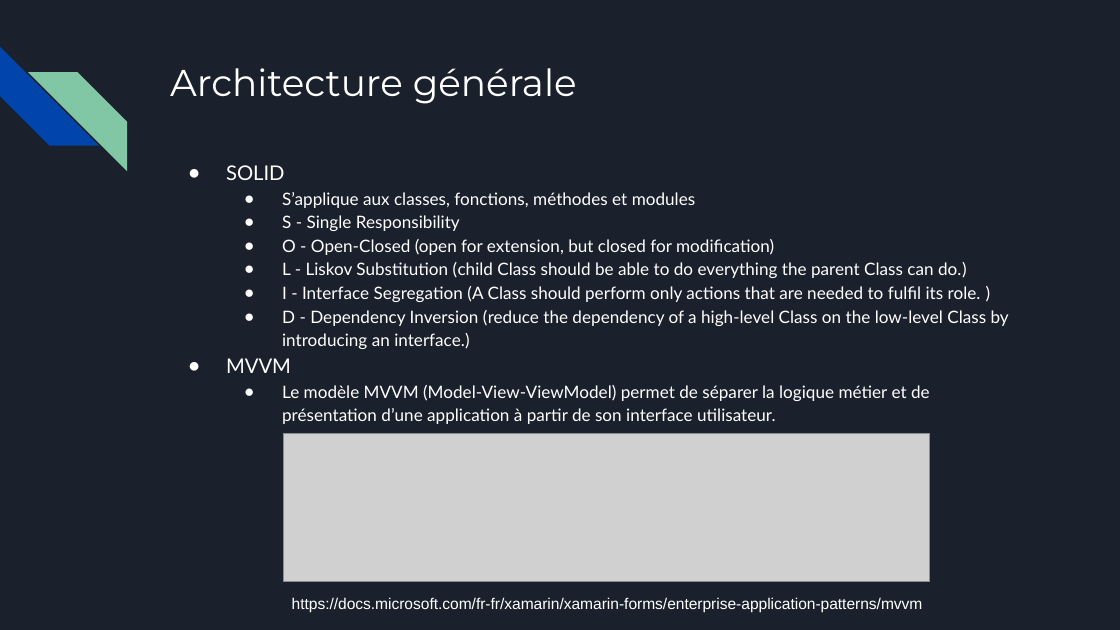
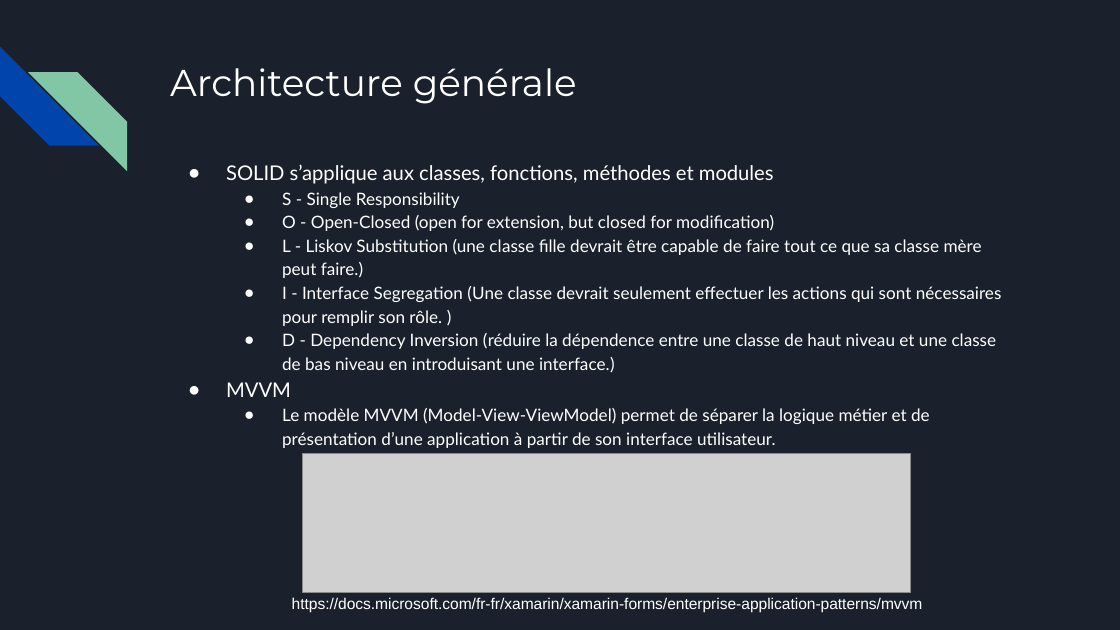
Before and after one commit to mofobo/food-scanner, a slide deck: slide 4 of presentation/food-scanner.pptx. Drawn at 1120x630 pixels with LibreOffice and Linux fonts; fonts in the diff are those of the drawing; grey boxes stand for pictures. Boxes give left, top, right and bottom in pixels: in the first picture for what was removed or moved away, otherwise in the second. Text is boxed around its words. In the diff, an @@ line names an element or a change of style, - is before the commit and + after.

Commit message:
Add architecture diagram

```diff
--- a/presentation/food-scanner.pptx
+++ b/presentation/food-scanner.pptx
@@ text at (x1=226, y1=164, x2=774, y2=184): text changed; size 11 to 13 pt @@
-● SOLID
-  ● S’applique aux classes, fonctions, méthodes et modules
+● SOLID s’applique aux classes, fonctions, méthodes et modules
@@ text at (x1=282, y1=239, x2=1002, y2=373): text changed @@
-  ● L - Liskov Substitution (child Class should be able to do everything the parent Class can do.)
-  ● I - Interface Segregation (A Class should perform only actions that are needed to fulfil its role. )
-  ● D - Dependency Inversion (reduce the dependency of a high-level Class on the low-level Class by introducing an interface.)
+  ● L - Liskov Substitution (une classe fille devrait être capable de faire tout ce que sa classe mère peut faire.)
+  ● I - Interface Segregation (Une classe devrait seulement effectuer les actions qui sont nécessaires pour remplir son rôle. )
+  ● D - Dependency Inversion (réduire la dépendence entre une classe de haut niveau et une classe de bas niveau en introduisant une interface.)
@@ picture resized from (x1=283, y1=433, x2=930, y2=581) to (x1=302, y1=454, x2=911, y2=592) @@
```
Also in this commit, not shown: 1 other slide changed, 1 slide added.
